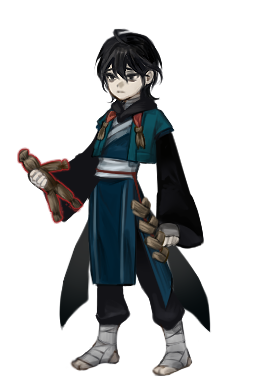
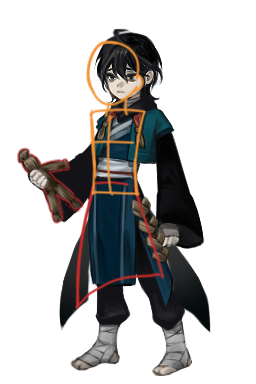
Comparing the layer stacks of the two 256 x 384 images. Changes:
added layer "상체 세우기" above "B_skirt 필요" over (x1=86, y1=40, x2=147, y2=197)
added layer "B_skirt 필요" above "합본" over (x1=75, y1=180, x2=165, y2=310)
